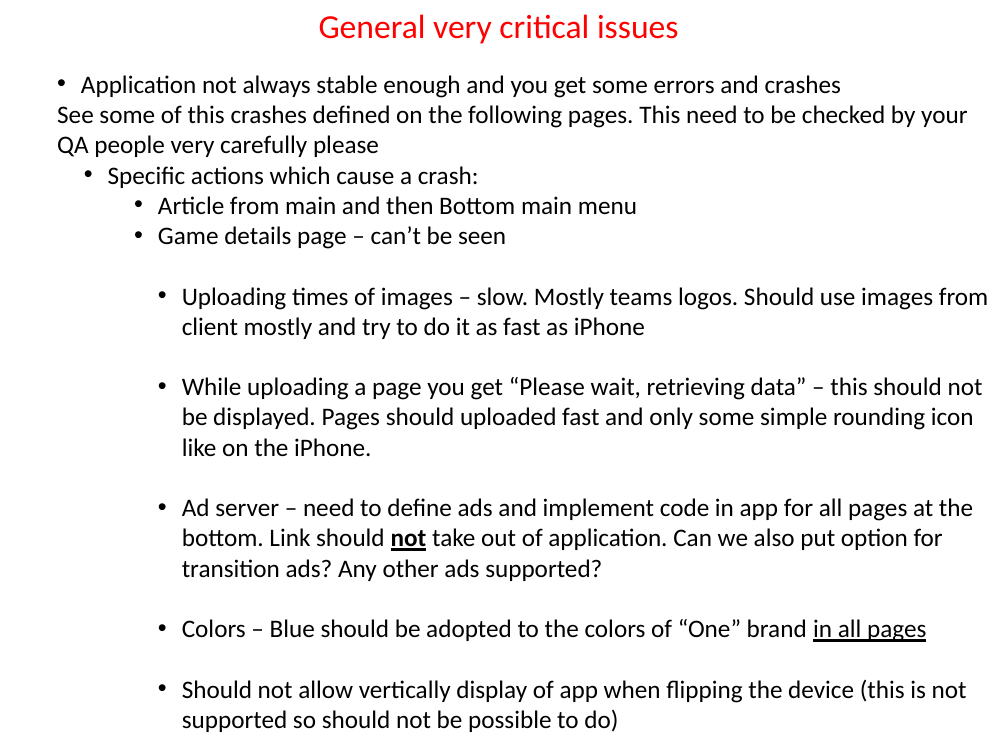
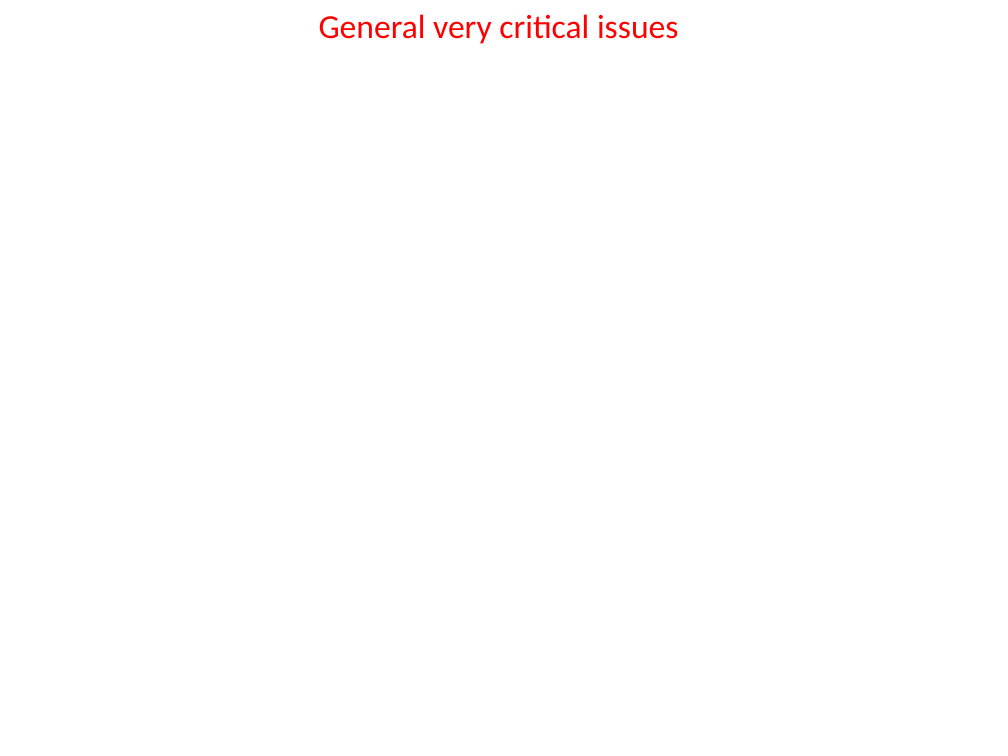
Before and after one commit to LaurentBarbareau/openbizcard, a slide deck: slide 1 of one/One android to fix.ppt. Drawn at 1008x756 pixels with LibreOffice and Linux fonts; fonts in the diff are those of the drawing; background and template pictures are left out. Boxes give left, top, right and bottom in pixels: in the first picture for what was removed or moved away, otherwise in the second. Text is boxed around its words. In the diff, an @@ line names an element or a change of style, - is before the commit and + after.

```diff
--- a/one/One android to fix.ppt
+++ b/one/One android to fix.ppt
@@ text removed at box(57, 75, 988, 732) @@
-• Application not always stable enough and you get some errors and crashes
-See some of this crashes defined on the following pages. This need to be checked by your QA people very carefully please
-  • Specific actions which cause a crash:
-    • Article from main and then Bottom main menu
-    • Game details page – can’t be seen
-• Uploading times of images – slow. Mostly teams logos. Should use images from client mostly and try to do it as fast as iPhone
-• While uploading a page you get “Please wait, retrieving data” – this should not be displayed. Pages should uploaded fast and only some simple rounding icon like on the iPhone.
-• Ad server – need to define ads and implement code in app for all pages at the bottom. Link should not take out of application. Can we also put option for transition ads? Any other ads supported?
-• Colors – Blue should be adopted to the colors of “One” brand in all pages
-• Should not allow vertically display of app when flipping the device (this is not supported so should not be possible to do)
```
Also in this commit, not shown: 4 other slides changed, 7 other files.
